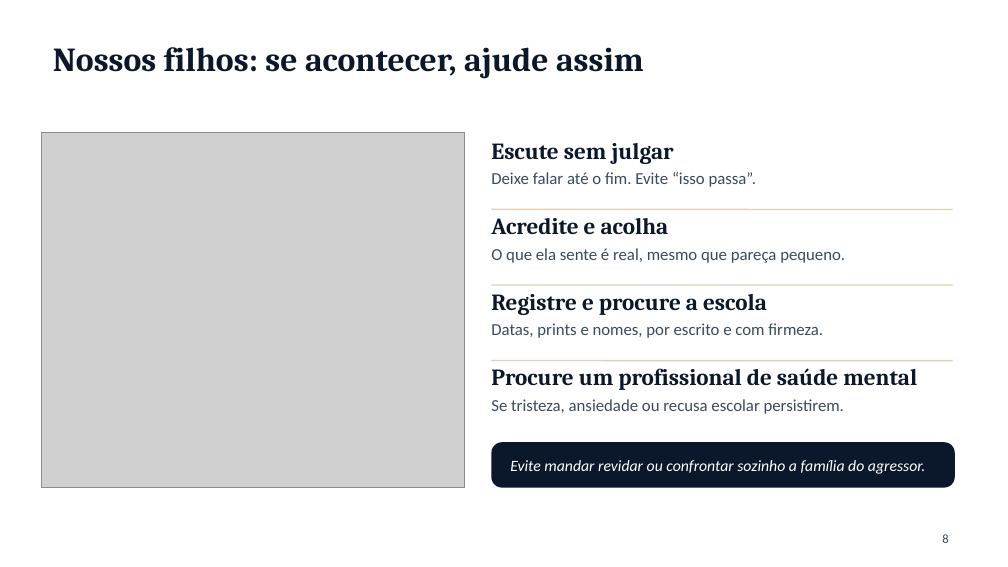
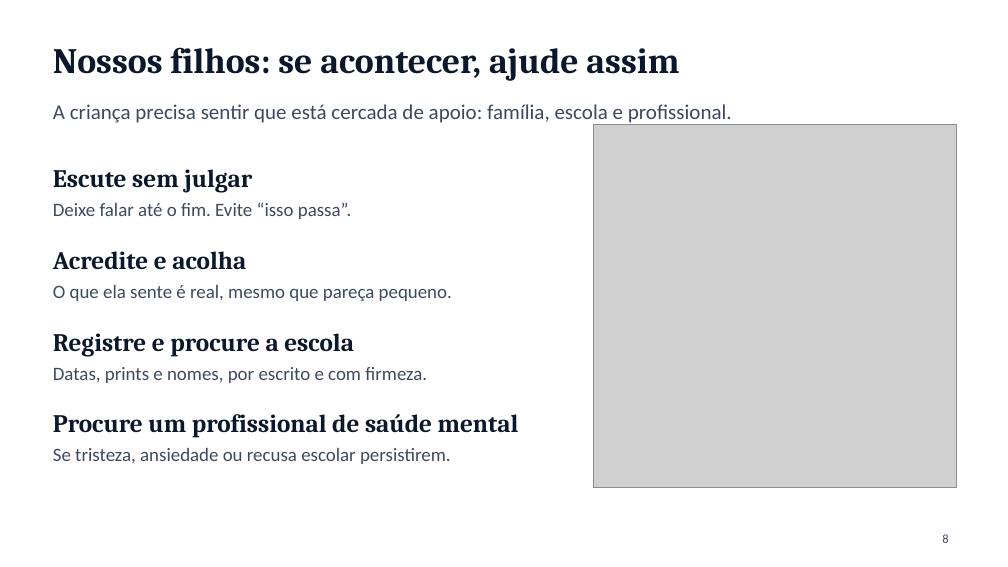
Before and after one commit to ebarroso12/ocorpoexplica, a slide deck: slide 8 of apresentacoes/bullying-saude-mental-escola.pptx. Drawn at 1008x567 pixels with LibreOffice and Linux fonts; fonts in the diff are those of the drawing; grey boxes stand for pictures; background and template pictures are left out. Boxes give left, top, right and bottom in pixels: in the first picture for what was removed or moved away, otherwise in the second. Text is boxed around its words. In the diff, an @@ line names an element or a change of style, - is before the commit and + after.

```diff
--- a/apresentacoes/bullying-saude-mental-escola.pptx
+++ b/apresentacoes/bullying-saude-mental-escola.pptx
@@ title "Nossos filhos: se acontecer, ajude ..." at [53,47,679,81]: size 32 to 34 pt @@
@@ text added at [53,104,732,125], 20 pt, text #3C4A60 @@
+A criança precisa sentir que está cercada de apoio: família, escola e profissional.
@@ picture removed at [42,132,465,488] @@
@@ picture added at [594,125,957,488] @@
@@ text "Escute sem julgar": place and size @@
-text "Escute sem julgar" at [491,143,674,164]
+text "Escute sem julgar" at [53,169,252,193]
@@ text "Deixe falar até o fim. ...": place and size @@
-text "Deixe falar até o fim. ..." at [491,172,757,187]
+text "Deixe falar até o fim. ..." at [53,202,352,219]
@@ line removed from (492, 209) to (953, 209) @@
@@ text "Acredite e acolha": place and size @@
-text "Acredite e acolha" at [491,218,669,234]
+text "Acredite e acolha" at [53,251,246,269]
@@ text "O que ela sente é ...": place and size @@
-text "O que ela sente é ..." at [491,248,845,263]
+text "O que ela sente é ..." at [53,285,452,301]
@@ line removed from (492, 285) to (953, 285) @@
@@ text "Registre e procure a escola": place and size @@
-text "Registre e procure a escola" at [491,294,767,315]
+text "Registre e procure a escola" at [53,333,354,357]
@@ text "Datas, prints e nomes, por ...": place and size @@
-text "Datas, prints e nomes, por ..." at [491,323,823,338]
+text "Datas, prints e nomes, por ..." at [53,367,427,383]
@@ line removed from (492, 361) to (953, 361) @@
@@ size 22 to 24 pt in 4 elements at [53,169,252,193], [53,251,246,269], [53,333,354,357], [53,414,519,438] @@
@@ text "Procure um profissional de saúde ...": place and size @@
-text "Procure um profissional de saúde ..." at [491,368,917,390]
+text "Procure um profissional de saúde ..." at [53,414,519,438]
@@ size 16 to 18 pt in 4 elements at [53,202,352,219], [53,285,452,301], [53,367,427,383], [53,448,451,464] @@
@@ text "Se tristeza, ansiedade ou recusa ...": place and size @@
-text "Se tristeza, ansiedade ou recusa ..." at [491,399,844,414]
+text "Se tristeza, ansiedade ou recusa ..." at [53,448,451,464]
@@ rounded rectangle removed at [492,442,955,488] @@
@@ text removed at [510,460,925,474] @@
-Evite mandar revidar ou confrontar sozinho a família do agressor.
```
Also in this commit, not shown: 12 other slides changed, 8 other files.
